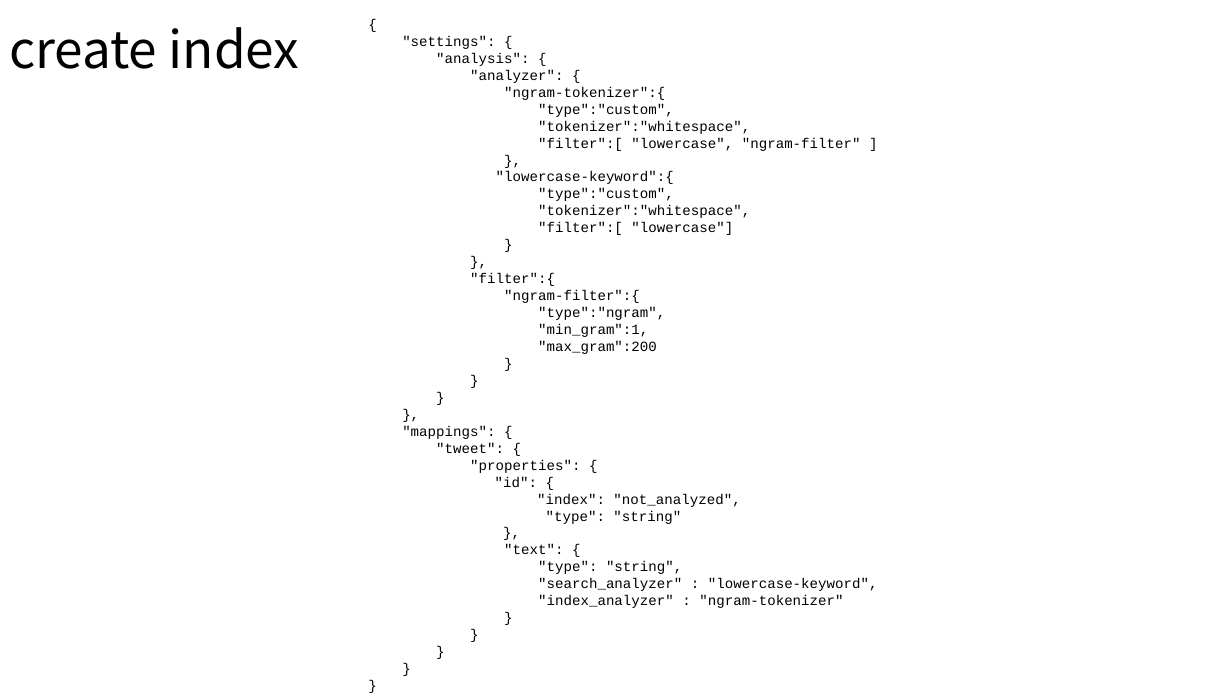
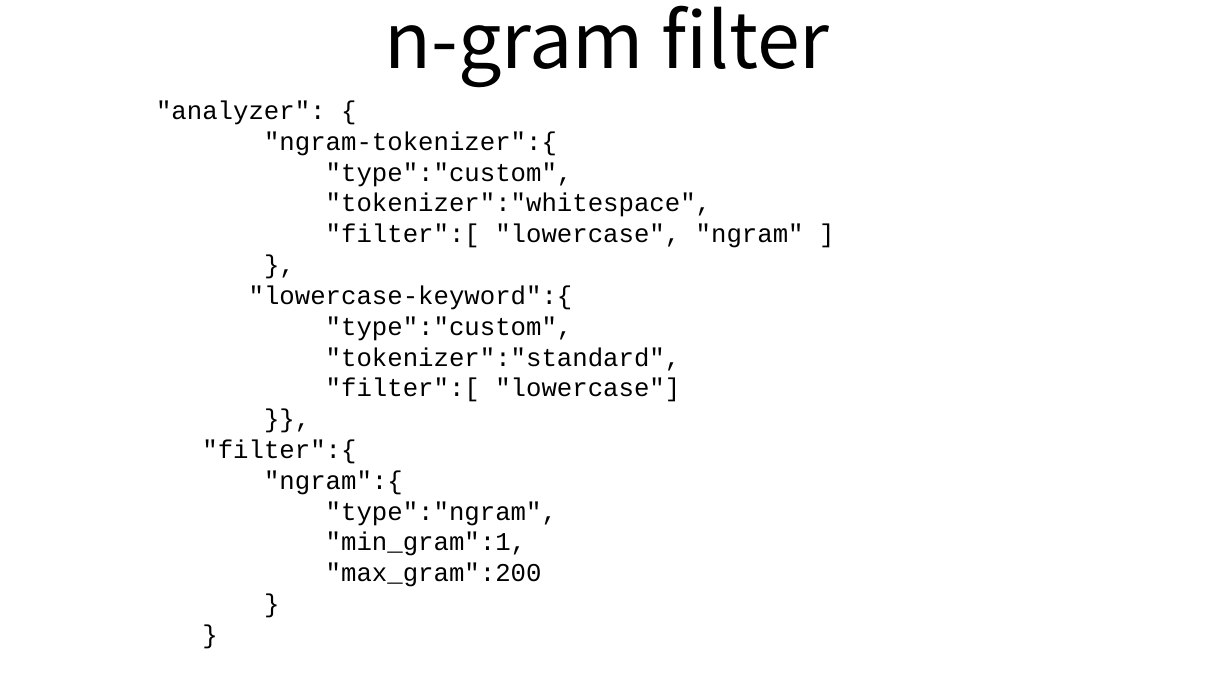
Before and after one commit to andypryor/start_your_search_engines, a slide deck: slide 21 of start_search_engines.pptx (slide 17 before the commit). Drawn at 1232x693 pixels with LibreOffice and Linux fonts; fonts in the diff are those of the drawing. Boxes give left, top, right and bottom in pixels: in the first picture for what was removed or moved away, otherwise in the second. Text is boxed around its words. In the diff, an @@ line names an element or a change of style, - is before the commit and + after.

```diff
--- a/start_search_engines.pptx
+++ b/start_search_engines.pptx
@@ text removed at [9, 27, 300, 69] @@
-create index
@@ text added at [384, 5, 829, 88], 60 pt, text #000000 @@
+n-gram filter
@@ text at [402, 36, 529, 66]: paragraphs removed @@
-{
-"settings": {
-"analysis": {
@@ text at [156, 100, 804, 587]: text changed; size 11 to 20 pt @@
-}
-},
+}},
@@ text ""analyzer": {": place and size @@
-text ""analyzer": {" at [402, 36, 878, 608]
+text ""analyzer": {" at [156, 100, 804, 587]
@@ text at [156, 100, 711, 587]: size 11 to 20 pt in ""analyzer": {", ""ngram-tokenizer":{", ""type":"custom",", ""tokenizer":"whitespace"," and 10 more places @@
@@ text at [326, 223, 804, 248]: text changed; size 11 to 20 pt @@
-"filter":[ "lowercase", "ngram-filter" ]
+"filter":[ "lowercase", "ngram" ]
@@ text at [326, 347, 681, 371]: text changed; size 11 to 20 pt @@
-"tokenizer":"whitespace",
+"tokenizer":"standard",
@@ text at [402, 426, 878, 608]: paragraphs removed @@
-}
-},
-"mappings": {
-"tweet": {
-"properties": {
-"id": {
-"index": "not_analyzed",
-"type": "string"
-},
-"text": {
-"type": "string",
-"search_analyzer" : "lowercase-keyword",
-"index_analyzer" : "ngram-tokenizer"
-}
-}
-}
-}
-}
@@ text at [264, 470, 403, 495]: text changed; size 11 to 20 pt @@
-"ngram-filter":{
+"ngram":{
```
Also in this commit, not shown: 11 other slides changed, 25 slides added, 5 slides removed, 15 other files.
